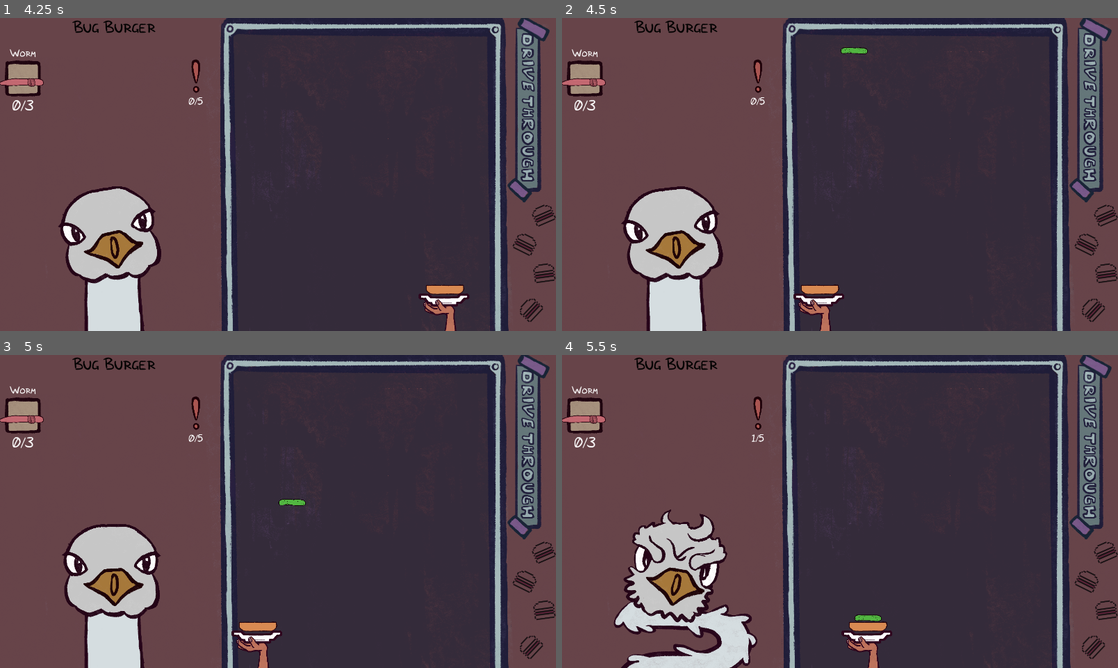
Above: before the commit, frames 1-4 (two rows, left to right).
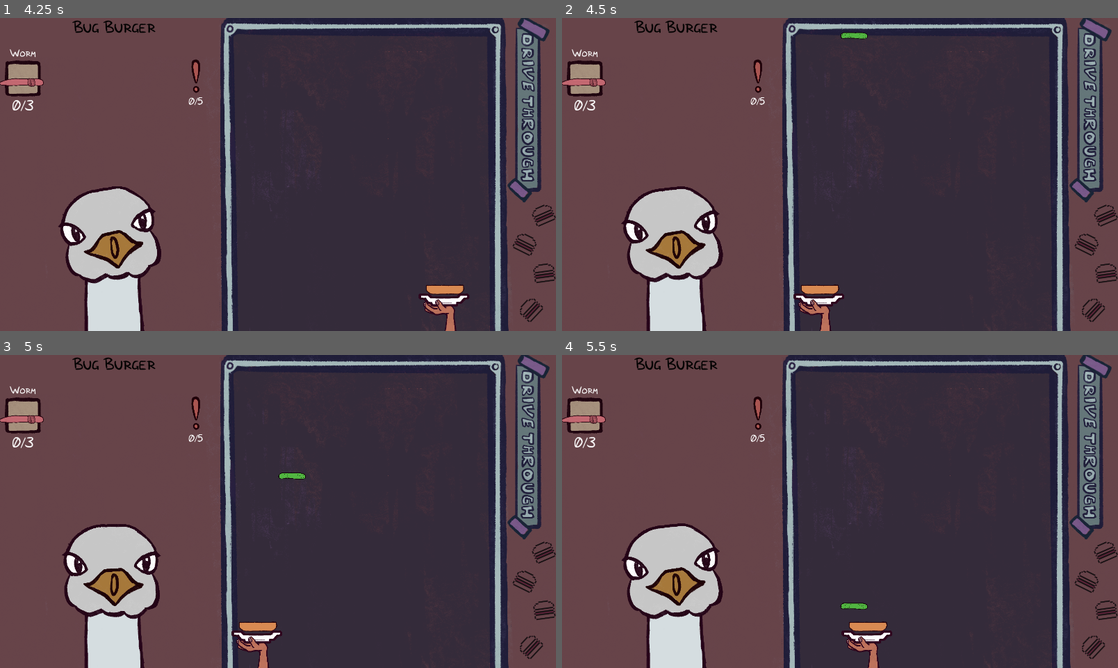
Above: after the commit, the same moments.

Repository: SirLich/funky-drive-through
Game: Godot game, scene res://game.tscn
The game is run twice, just before and just after one commit, with the same random seed, the same clock (stepped at 60 frames per second) and the same inputs.
Inputs (mouse positions are in pixels of both pictures, inside the frame that each line leads up to):
- Up to frame 1 (4.25 s): move the mouse to (400, 158) at 0.52 s; press the mouse at (400, 158) at 0.53 s; move the mouse to (166, 190) at 1.27 s; release the mouse at (166, 190) at 1.28 s; click (166, 190) at 1.35 s; move the mouse to (333, 105) at 2.02 s; press the mouse at (333, 105) at 2.03 s; move the mouse to (250, 237) at 2.77 s; release the mouse at (250, 237) at 2.78 s; click (250, 237) at 2.85 s; move the mouse to (444, 221) at 3.52 s; press the mouse at (444, 221) at 3.53 s
- Up to frame 2 (4.5 s): move the mouse to (673, 127) at 4.27 s; release the mouse at (673, 127) at 4.28 s; click (673, 127) at 4.35 s
- Up to frame 3 (5 s): no input
- Up to frame 4 (5.5 s): move the mouse to (867, 511) at 5.02 s; press the mouse at (867, 511) at 5.03 s

Frame 1 is identical in both runs. In frame 2, 0.2% of the frame differs, in the area x 50-55%, y 4-12%; in frame 3, 0.2%; in frame 4, 5.8%, in the area x 9-58%, y 25-100%.

Commit message:
Add burgers

Diff:
--- a/game.gd
+++ b/game.gd
@@ -129,6 +129,8 @@
 	Input.set_mouse_mode(Input.MOUSE_MODE_HIDDEN)
 	hud.prepare_for_recipe(recipe)
 
+	print(recipe.gravity)
+	PhysicsServer2D.area_set_param(get_viewport().find_world_2d().space, PhysicsServer2D.AREA_PARAM_GRAVITY, recipe.gravity)
 	var new_character = recipe.character.instantiate()
 	spawn_position.add_child(new_character)
 
--- a/game.tscn
+++ b/game.tscn
@@ -81,7 +81,7 @@
 
 [node name="Music" type="AudioStreamPlayer2D" parent="Sounds"]
 stream = ExtResource("7_mte1n")
-volume_db = 12.876
+volume_db = 20.775
 autoplay = true
 
 [node name="Art" type="Node2D" parent="."]
--- a/project.godot
+++ b/project.godot
@@ -56,4 +56,4 @@
 
 [physics]
 
-2d/default_gravity=500.0
+2d/default_gravity=2000.0
--- a/recipe.gd
+++ b/recipe.gd
@@ -7,3 +7,4 @@
 @export var good_chance = 0.5
 @export var bun_chance = 0.2
 @export var character : PackedScene
+@export var gravity = 500
--- a/recipes/bug_burger.tres
+++ b/recipes/bug_burger.tres
@@ -18,3 +18,4 @@
 good_chance = 0.5
 bun_chance = 0.2
 character = ExtResource("1_2ldy4")
+gravity = 450
--- /dev/null
+++ b/recipes/normal_burger.tres
@@ -0,0 +1,25 @@
+[gd_resource type="Resource" script_class="Recipe" load_steps=6 format=3 uid="uid://c10uio2gylx77"]
+
+[ext_resource type="Script" path="res://recipe_item.gd" id="1_i1x2l"]
+[ext_resource type="Script" path="res://recipe.gd" id="1_wdnct"]
+
+[sub_resource type="Resource" id="Resource_5akaj"]
+script = ExtResource("1_i1x2l")
+num = 0
+
+[sub_resource type="Resource" id="Resource_vqmff"]
+script = ExtResource("1_i1x2l")
+num = 0
+
+[sub_resource type="Resource" id="Resource_r0sh7"]
+script = ExtResource("1_i1x2l")
+num = 0
+
+[resource]
+script = ExtResource("1_wdnct")
+name = "Normal Burger"
+ingredients = Array[ExtResource("1_i1x2l")]([SubResource("Resource_5akaj"), SubResource("Resource_vqmff"), SubResource("Resource_r0sh7")])
+allowed_mistakes = 0
+good_chance = 0.5
+bun_chance = 0.2
+gravity = 500
--- a/recipes/spider_burger.tres
+++ b/recipes/spider_burger.tres
@@ -24,3 +24,4 @@
 good_chance = 0.4
 bun_chance = 0.15
 character = ExtResource("1_y0qs8")
+gravity = 490
